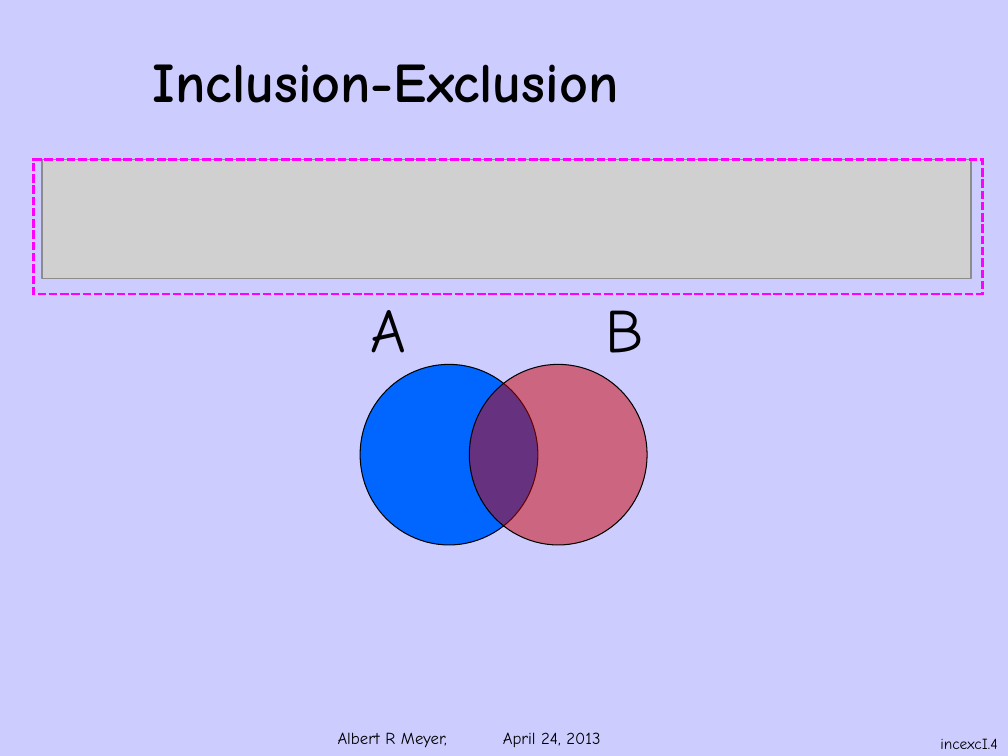
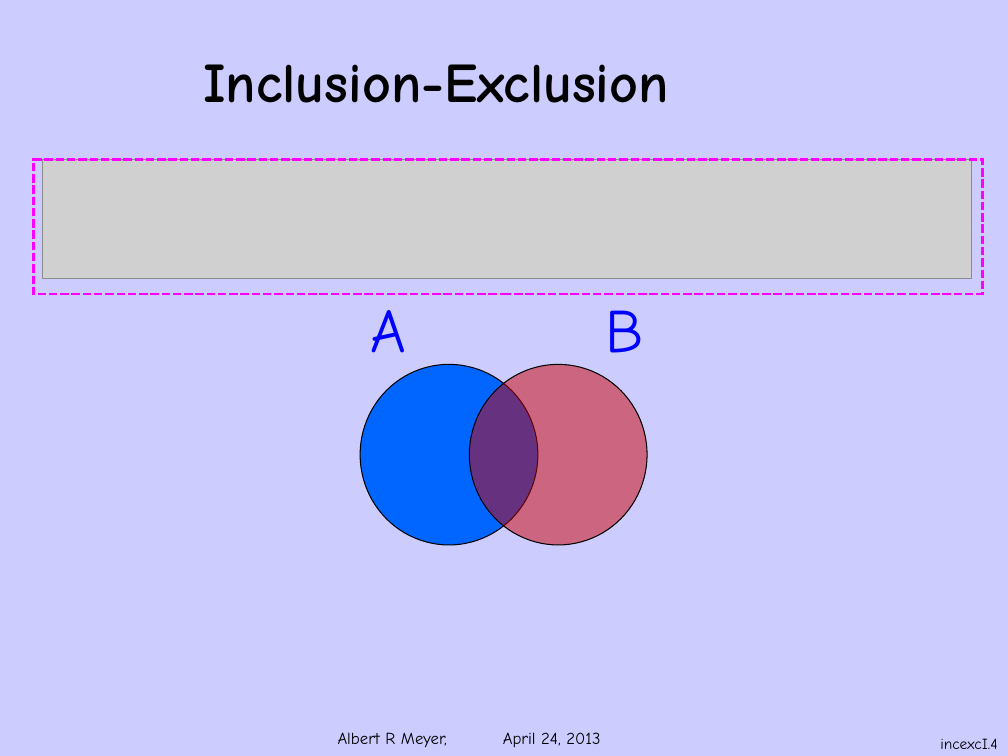
Before and after one commit to armeyer/mcs_web, a slide deck: slide 4 of spring13/slides13/incexcI.pptx. Drawn at 1008x756 pixels with LibreOffice and Linux fonts; fonts in the diff are those of the drawing; grey boxes stand for pictures; background and template pictures are left out. Boxes give left, top, right and bottom in pixels: in the first picture for what was removed or moved away, otherwise in the second. Text is boxed around its words. In the diff, an @@ line names an element or a change of style, - is before the commit and + after.

```diff
--- a/spring13/slides13/incexcI.pptx
+++ b/spring13/slides13/incexcI.pptx
@@ title "Inclusion-Exclusion": place and size @@
-title "Inclusion-Exclusion" at [153, 64, 619, 103]
+title "Inclusion-Exclusion" at [203, 64, 669, 103]
@@ text "A" at [370, 310, 406, 353]: text colour #000000 to #0000FF @@
@@ text "B" at [606, 310, 644, 353]: text colour #000000 to #0000FF @@
```
Also in this commit, not shown: 5 other slides changed, 5 slides added, 4 other files.
